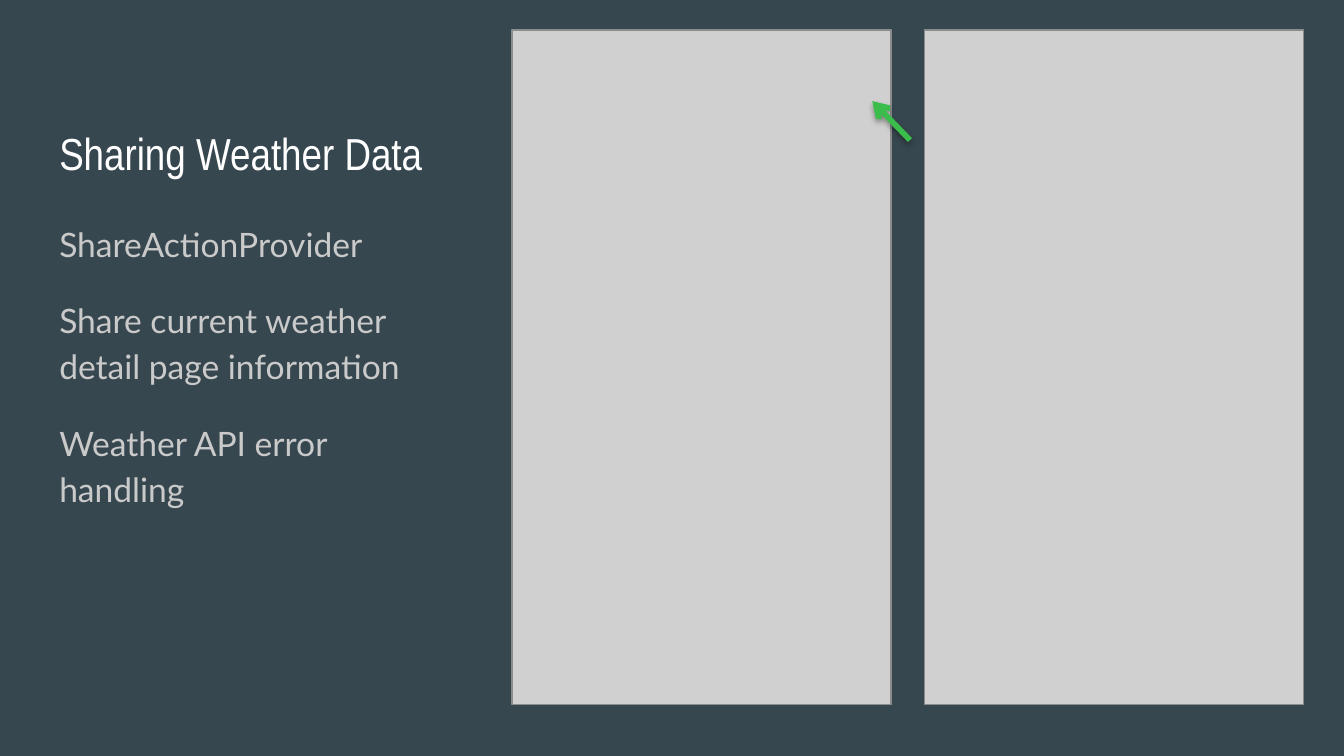
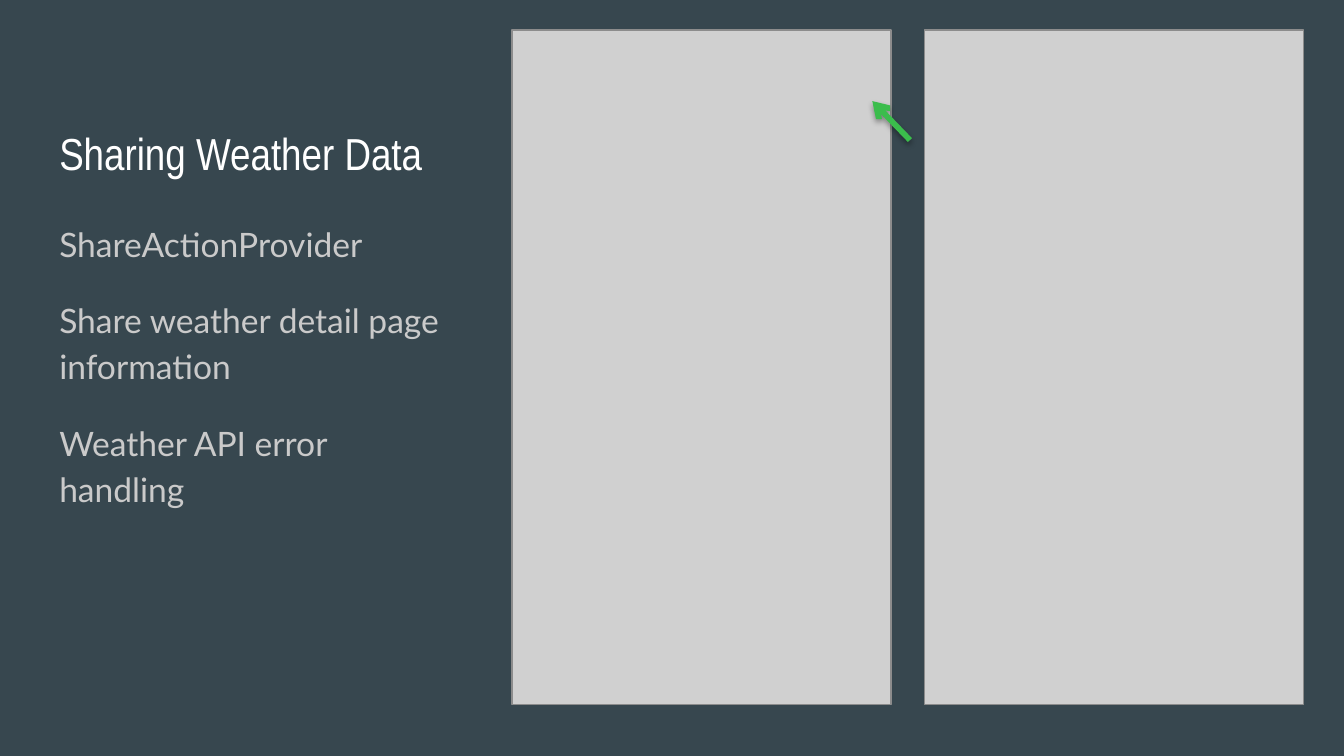
Before and after one commit to laurenyew/WeatherApp, a slide deck: slide 11 of Phunware_Weather_App_Presentation.pptx. Drawn at 1344x756 pixels with LibreOffice and Linux fonts; fonts in the diff are those of the drawing; grey boxes stand for pictures. Boxes give left, top, right and bottom in pixels: in the first picture for what was removed or moved away, otherwise in the second. Text is boxed around its words. In the diff, an @@ line names an element or a change of style, - is before the commit and + after.

Commit message:
Updating presentation

```diff
--- a/Phunware_Weather_App_Presentation.pptx
+++ b/Phunware_Weather_App_Presentation.pptx
@@ text at bbox=[59, 308, 438, 379]: text changed @@
-Share current weather detail page information
+Share weather detail page information
```
Also in this commit, not shown: 1 other slide changed.
